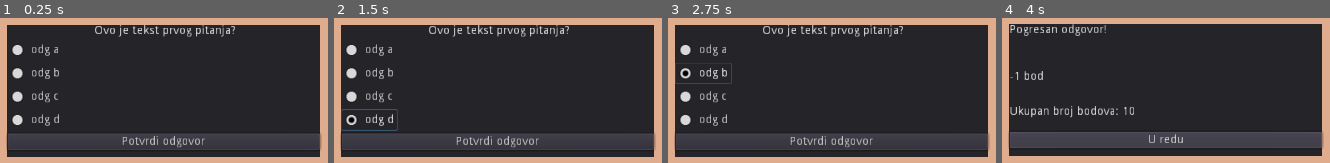
Above: before the commit, frames 1-4 (left to right).
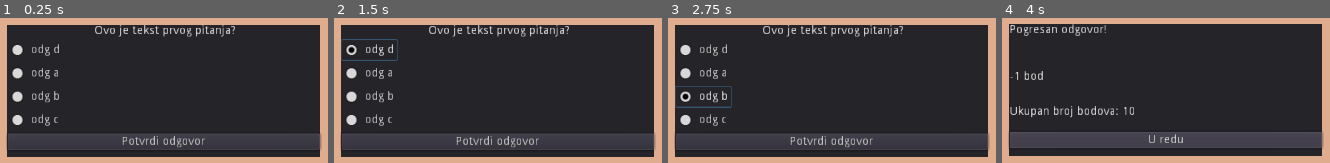
Above: after the commit, the same moments.

Repository: amalija-ramljak/superteacher
Game: Godot game, scene res://scenes/components/QuestionCard.tscn
Two runs of this game, one before a commit and one after it. Both use one fixed random seed, a clock stepped at 60 frames per second and the inputs below. This scene is started directly instead of the project's main scene.
Inputs:
- Up to frame 1 (0.25 s): no input
- Up to frame 2 (1.5 s): click "odg a" at 0.5 s; click "odg d" at 1.25 s
- Up to frame 3 (2.75 s): click "odg b" at 2 s
- Up to frame 4 (4 s): click "odg c" at 2.75 s; click "Potvrdi odgovor" at 3.5 s

The runs differ from the first frame. In frame 1, 0.2% of the frame differs, in the area x 16-18%, y 17-73%; in frame 2, 1.0%; in frame 3, 1.1%, in the area x 2-20%, y 17-73%; in frame 4, nothing differs.

Commit message:
randomized answers order

Diff:
--- a/leveldata/level1_questions_list.json
+++ b/leveldata/level1_questions_list.json
@@ -1,42 +1,27 @@
 {
     "0": {
         "text": "Ovo je tekst prvog pitanja?",
-        "answer": "a",
-        "optionA": "odg a",
-        "optionB": "odg b",
-        "optionC": "odg c",
-        "optionD": "odg d"
+        "correctAnswer": "0",
+        "answers": ["odg a", "odg b", "odg c", "odg d"]
     },
     "1": {
         "text": "Ovo je tekst drugog pitanja?",
-        "answer": "b",
-        "optionA": "odg a",
-        "optionB": "odg b",
-        "optionC": "odg c",
-        "optionD": "odg d"
+        "correctAnswer": "1",
+        "answers": ["odg a", "odg b", "odg c", "odg d"]
     },
     "2": {
         "text": "Ovo je tekst treceg pitanja?",
-        "answer": "c",
-        "optionA": "odg a",
-        "optionB": "odg b",
-        "optionC": "odg c",
-        "optionD": "odg d"
+        "correctAnswer": "2",
+        "answers": ["odg a", "odg b", "odg c", "odg d"]
     },
     "3": {
         "text": "Ovo je tekst cetvrtog pitanja?",
-        "answer": "d",
-        "optionA": "odg a",
-        "optionB": "odg b",
-        "optionC": "odg c",
-        "optionD": "odg d"
+        "correctAnswer": "3",
+        "answers": ["odg a", "odg b", "odg c", "odg d"]
     },
     "4": {
         "text": "Ovo je tekst petog pitanja?",
-        "answer": "a",
-        "optionA": "odg a",
-        "optionB": "odg b",
-        "optionC": "odg c",
-        "optionD": "odg d"
+        "correctAnswer": "0",
+        "answers": ["odg a", "odg b", "odg c", "odg d"]
     }
 }
--- a/scenes/components/QuestionCard.gd
+++ b/scenes/components/QuestionCard.gd
@@ -8,6 +8,7 @@
 var answeredKeys = Array()
 var randomIndex
 var randomQuestionKey
+var answerIndex = [0, 1, 2, 3]
 
 func _ready():
 	#group buttons so they act as radio buttons
@@ -32,9 +33,11 @@
 	randomQuestionKey = unansweredKeys[randomIndex]
 	question = questions[str(randomQuestionKey)]
 
+	#shuffle answers order
+	answerIndex.shuffle()
+
 	set_question_txt(question.text)
-	for i in range(4):
-		set_answer_txt(i)
+	set_answers_txt()
 
 func load(var path):
 	var file = File.new()
@@ -46,26 +49,21 @@
 func set_question_txt(var txt):
 	$QuestionText.text = " %s" % txt
 
-func set_answer_txt(var answerNum):
-	match answerNum:
-		0:
-			$Answers/optionA.text = " %s" % question.optionA
-		1:
-			$Answers/optionB.text = " %s" % question.optionB
-		2:
-			$Answers/optionC.text = " %s" % question.optionC
-		3:
-			$Answers/optionD.text = " %s" % question.optionD
+func set_answers_txt():
+		$Answers/optionA.text = " %s" % question.answers[answerIndex[0]]
+		$Answers/optionB.text = " %s" % question.answers[answerIndex[1]]
+		$Answers/optionC.text = " %s" % question.answers[answerIndex[2]]
+		$Answers/optionD.text = " %s" % question.answers[answerIndex[3]]
 
 func _on_Button_pressed():
 	queue_free()
 	var question_feedback = preload("res://scenes/components/QuestionFeedbackCard.tscn").instance()
 	self.get_parent().add_child(question_feedback)
 	#selected correct answer
-	if ((AnswersButtonGroup.get_pressed_button()==$Answers/optionA && question.answer=="a")
-		|| (AnswersButtonGroup.get_pressed_button()==$Answers/optionB && question.answer=="b")
-		|| (AnswersButtonGroup.get_pressed_button()==$Answers/optionC && question.answer=="c")
-		|| (AnswersButtonGroup.get_pressed_button()==$Answers/optionD && question.answer=="d")):
+	if ((AnswersButtonGroup.get_pressed_button()==$Answers/optionA && str(answerIndex[0])==question.correctAnswer)
+		|| (AnswersButtonGroup.get_pressed_button()==$Answers/optionB && str(answerIndex[1])==question.correctAnswer)
+		|| (AnswersButtonGroup.get_pressed_button()==$Answers/optionC && str(answerIndex[2])==question.correctAnswer)
+		|| (AnswersButtonGroup.get_pressed_button()==$Answers/optionD && str(answerIndex[3])==question.correctAnswer)):
 		question_feedback.positive_feedback()
 
 		#if answer is correct, remove question key from the unansweredKeys array
Not shown, changed: .DS_Store
